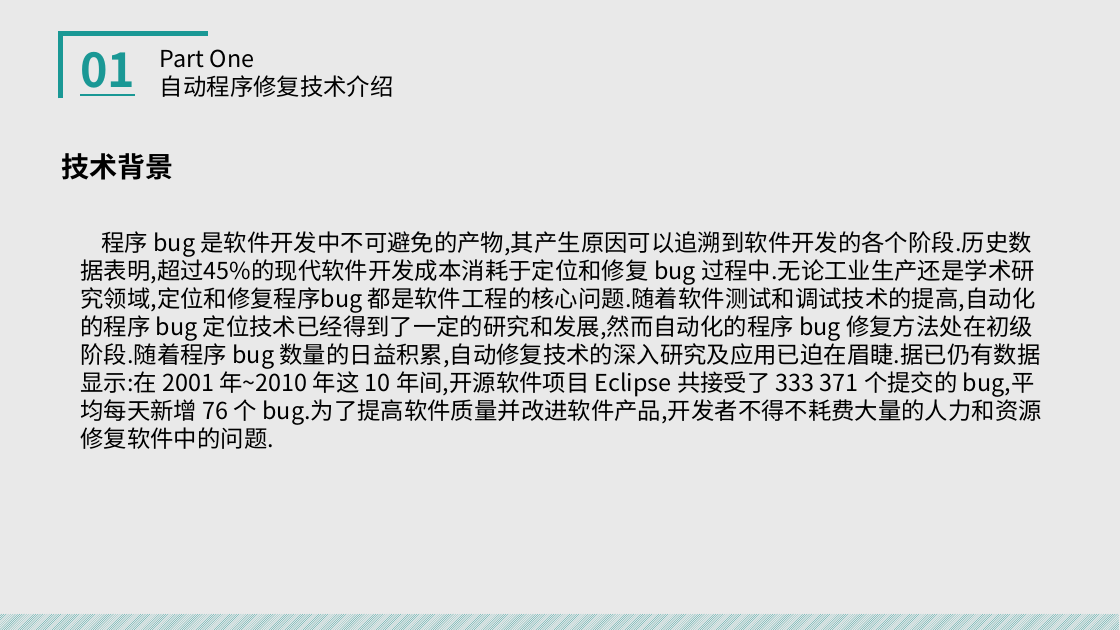
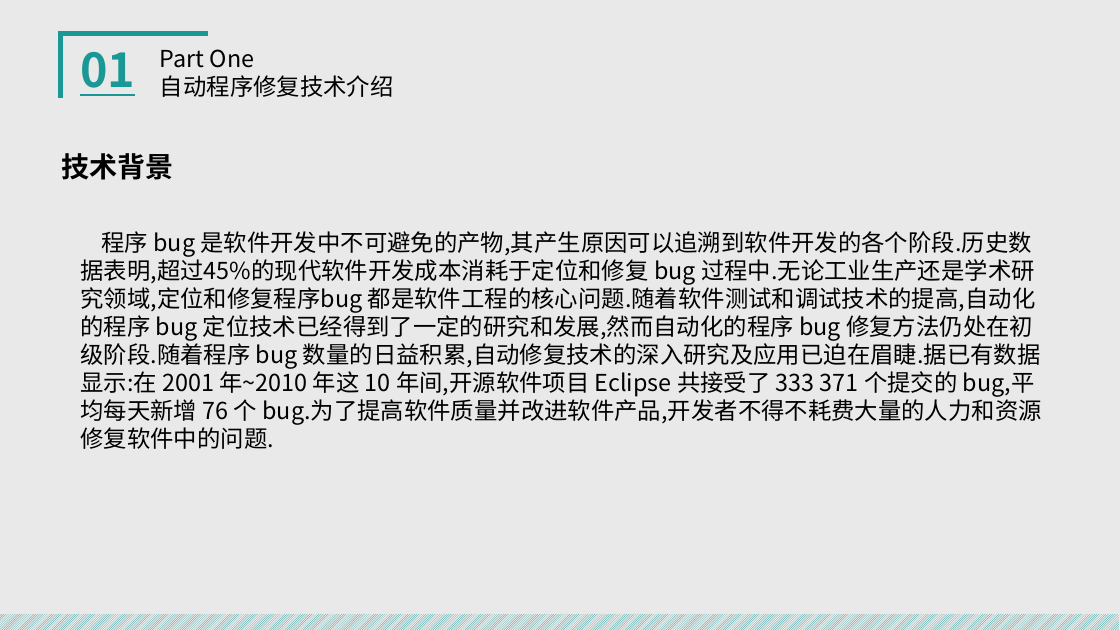
Before and after one commit to Ggiiljj/BALL_Date, a slide deck: slide 5 of 小组作业/SE2019春-G06-翻转课堂自动程序修复.pptx. Drawn at 1120x630 pixels with LibreOffice and Linux fonts; fonts in the diff are those of the drawing. Boxes give left, top, right and bottom in pixels: in the first picture for what was removed or moved away, otherwise in the second. Text is boxed around its words. In the diff, an @@ line names an element or a change of style, - is before the commit and + after.

```diff
--- a/小组作业/SE2019春-G06-翻转课堂自动程序修复.pptx
+++ b/小组作业/SE2019春-G06-翻转课堂自动程序修复.pptx
@@ text at box(80, 231, 1041, 449): text changed @@
-程序 bug 是软件开发中不可避免的产物,其产生原因可以追溯到软件开发的各个阶段.历史数据表明,超过45%的现代软件开发成本消耗于定位和修复 bug 过程中.无论工业生产还是学术研究领域,定位和修复程序bug 都是软件工程的核心问题.随着软件测试和调试技术的提高,自动化的程序 bug 定位技术已经得到了一定的研究和发展,然而自动化的程序 bug 修复方法处在初级阶段.随着程序 bug 数量的日益积累,自动修复技术的深入研究及应用已迫在眉睫.据已仍有数据显示:在 2001 年~2010 年这 10 年间,开源软件项目 Eclipse 共接受了 333 371 个提交的 bug,平均每天新增 76 个 bug.为了提高软件质量并改进软件产品,开发者不得不耗费大量的人力和资源修复软件中的问题.
+程序 bug 是软件开发中不可避免的产物,其产生原因可以追溯到软件开发的各个阶段.历史数据表明,超过45%的现代软件开发成本消耗于定位和修复 bug 过程中.无论工业生产还是学术研究领域,定位和修复程序bug 都是软件工程的核心问题.随着软件测试和调试技术的提高,自动化的程序 bug 定位技术已经得到了一定的研究和发展,然而自动化的程序 bug 修复方法仍处在初级阶段.随着程序 bug 数量的日益积累,自动修复技术的深入研究及应用已迫在眉睫.据已有数据显示:在 2001 年~2010 年这 10 年间,开源软件项目 Eclipse 共接受了 333 371 个提交的 bug,平均每天新增 76 个 bug.为了提高软件质量并改进软件产品,开发者不得不耗费大量的人力和资源修复软件中的问题.
```
Also in this commit, not shown: 8 other slides changed, 5 slides added, 1 slide removed, 3 other files.
